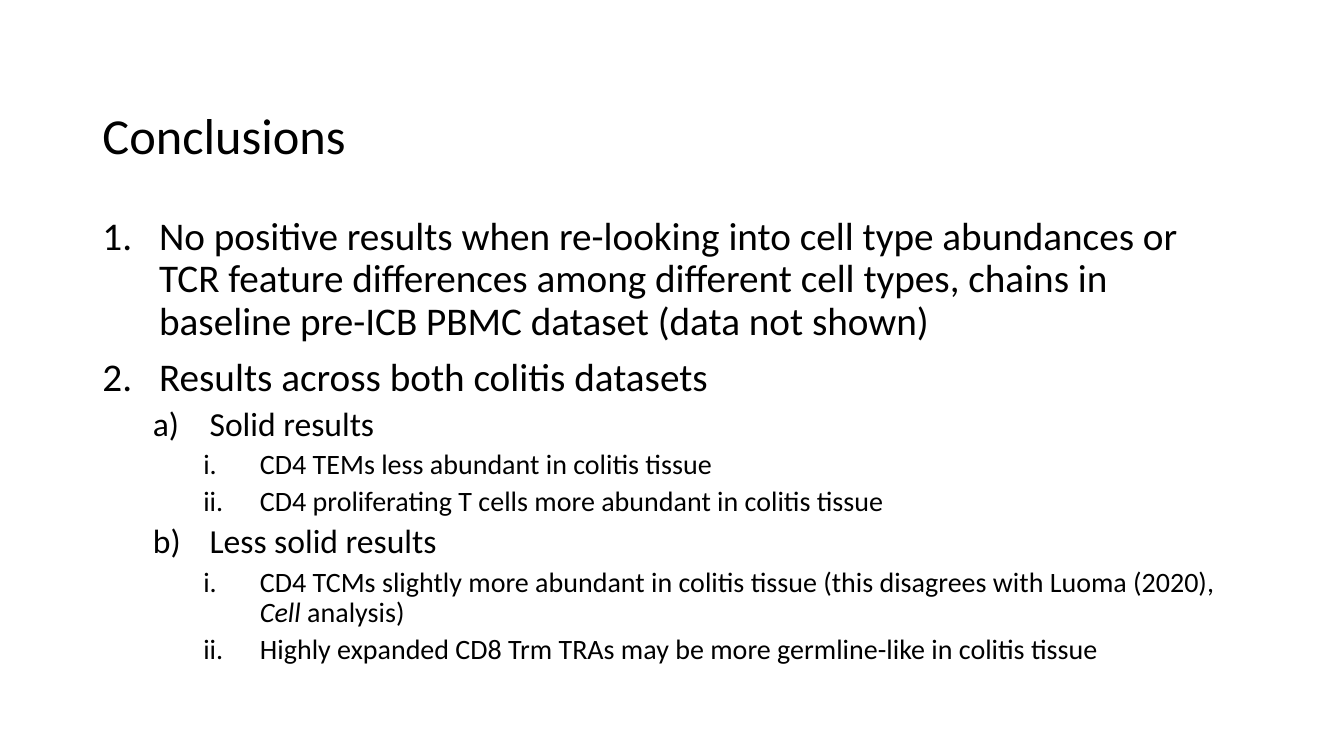
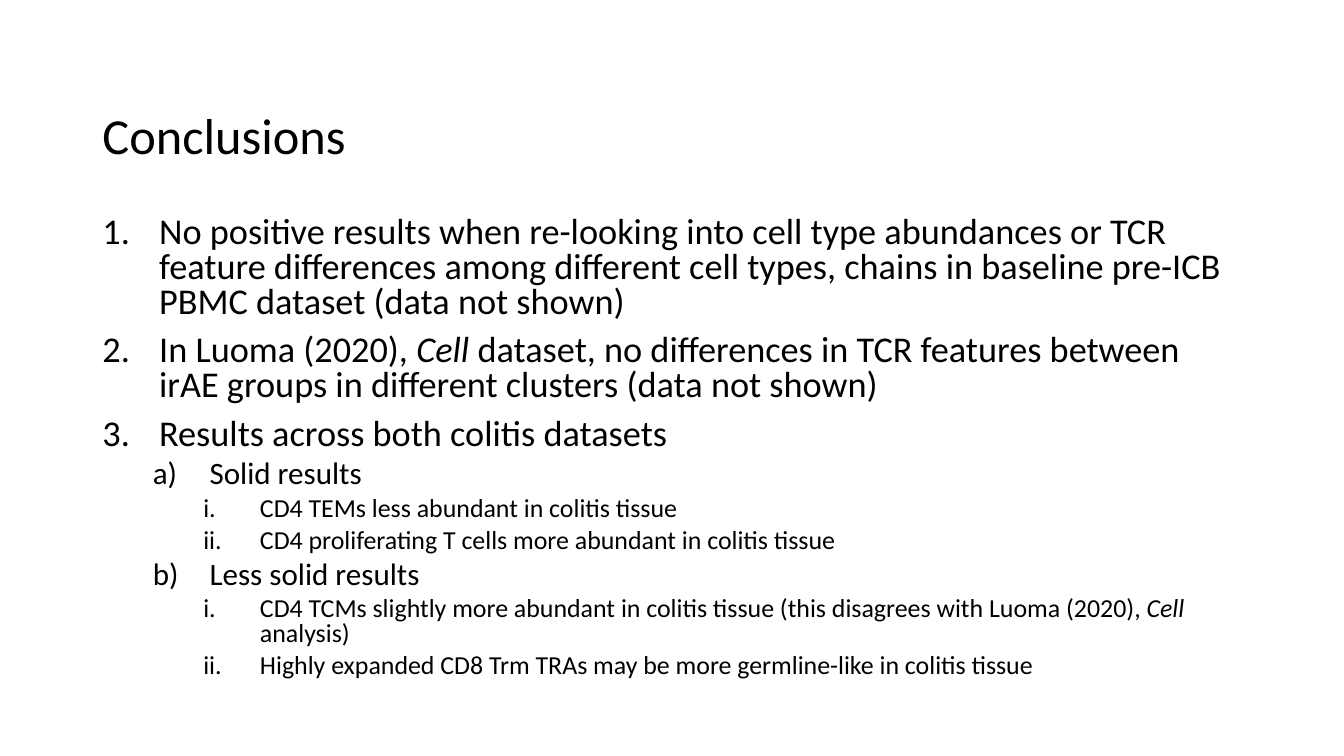
Before and after one commit to tybottorff/bottorffdocs, a slide deck: slide 8 of presentations/weekly_meetings/2_29_24.pptx. Drawn at 1344x756 pixels with LibreOffice and Linux fonts; fonts in the diff are those of the drawing. Boxes give left, top, right and bottom in pixels: in the first picture for what was removed or moved away, otherwise in the second. Text is boxed around its words. In the diff, an @@ line names an element or a change of style, - is before the commit and + after.

```diff
--- a/presentations/weekly_meetings/2_29_24.pptx
+++ b/presentations/weekly_meetings/2_29_24.pptx
@@ text at [159,218,1220,679]: size 28 to 25.9 pt in "No positive results when re-looking into cell ...", "Results across both colitis datasets"; size 24 to 22.2 pt in "Solid results", "Less solid results"; size 20 to 18.5 pt in "CD4 TEMs less abundant in colitis tissue", "CD4 proliferating T cells more abundant in ...", "CD4 TCMs slightly more abundant in colitis ...", "Highly expanded CD8 Trm TRAs may be ..."; line spacing 0.9 to 0.8 @@
@@ text at [159,335,1180,404]: paragraph added @@
+2. In Luoma (2020), Cell dataset, no differences in TCR features between irAE groups in different clusters (data not shown)
```
Also in this commit, not shown: 1 other slide changed.
